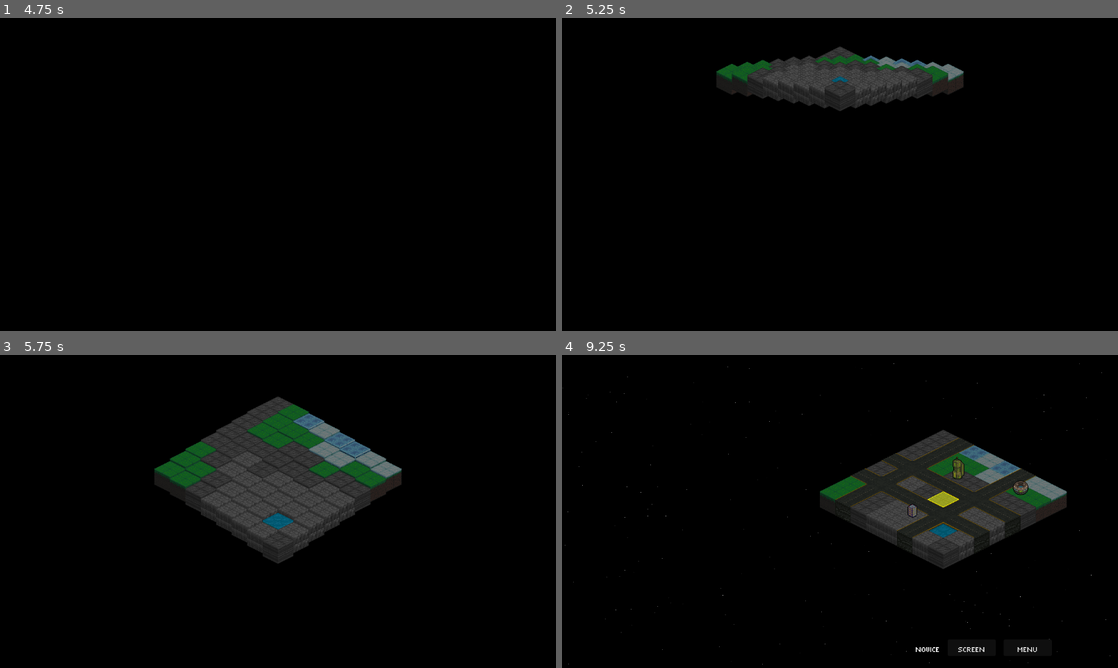
Above: before the commit, frames 1-4 (two rows, left to right).
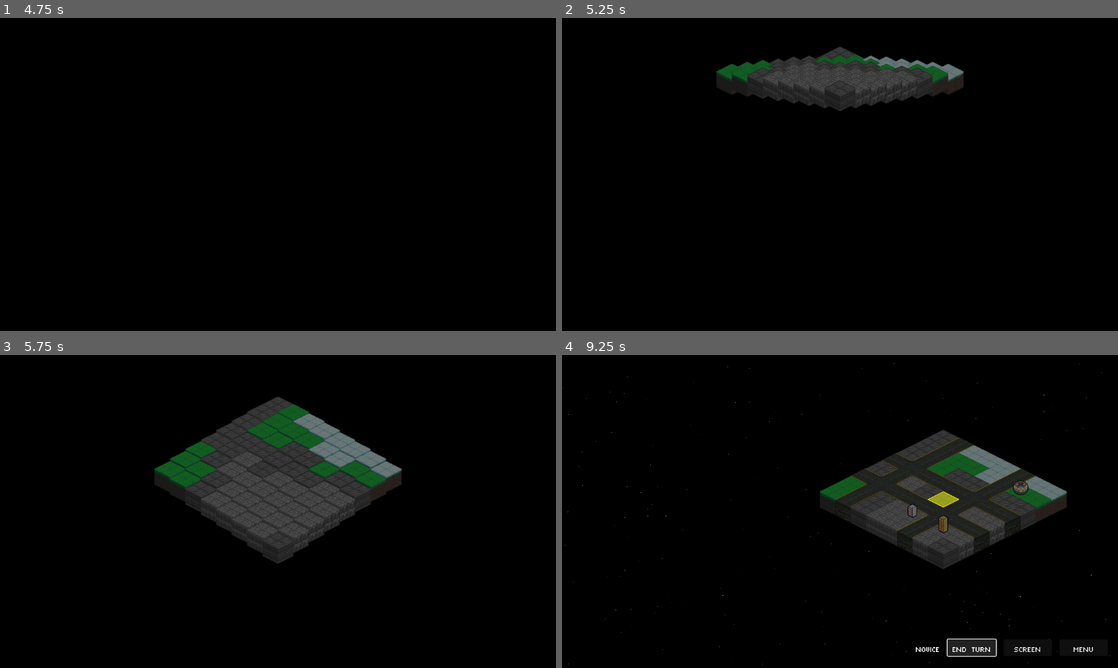
Above: after the commit, the same moments.

Repository: Tekknobot/Terrain
Game: Godot game, scene res://Scenes/TitleScreen.tscn
Two runs of this game, one before a commit and one after it. Both use one fixed random seed, a clock stepped at 60 frames per second and the inputs below. Sound files missing from this copy of the repository are replaced by a short silence.
Inputs (mouse positions are in pixels of both pictures, inside the frame that each line leads up to):
- Up to frame 1 (4.75 s): click "PLAY" at 0.5 s; click (61, 161) at 1.25 s; click (105, 161) at 2.02 s; click (150, 161) at 2.77 s; click "Confirm" at 3.5 s; click (289, 196) at 4.25 s
- Up to frame 2 (5.25 s): tap Enter (ui_accept) at 5 s; move the mouse to (962, 158) at 5.02 s; click (962, 158) at 5.17 s
- Up to frame 3 (5.75 s): tap Enter (ui_accept) at 5.27 s
- Up to frame 4 (9.25 s): drag from (728, 527) to (917, 514) at 5.77 s; move the mouse to (895, 442) at 6.52 s; click (895, 442) at 6.67 s; drag from (812, 574) to (884, 533) at 7.27 s; tap Enter (ui_accept) at 8, 8.27 s; move the mouse to (1006, 558) at 8.02 s; click (1006, 558) at 8.17 s; click "END TURN" at 8.75 s

Frame 1 is identical in both runs. In frame 2, 0.1% of the frame differs, in the area x 48-66%, y 12-21%; in frame 3, 0.6%; in frame 4, 0.8%, in the area x 65-96%, y 29-97%.

Commit message:
Overworld bug fix.

Diff:
--- a/Scripts/GameData.gd
+++ b/Scripts/GameData.gd
@@ -88,15 +88,16 @@
 			return true
 	return false
 
-func mark_region_completed(region_index: int, tier: int) -> void:
-	completed_regions[region_index] = true
-	last_region_index = region_index
-	last_region_tier  = tier
-	# Advance the gate, but never beyond goal_tier
-	if tier < goal_tier:
-		current_level = max(current_level, tier + 1)
-	else:
-		current_level = goal_tier
+func mark_map_completed(_ignored_level: int) -> void:
+	if last_region_index >= 0:
+		completed_regions[last_region_index] = true
+
+func is_map_completed(map_id: int) -> bool:
+	return map_id in completed_maps
+
+func mark_region_completed(region_id: int) -> void:
+	if typeof(completed_regions) == TYPE_DICTIONARY:
+		completed_regions[region_id] = true
 
 func clear_region_progression() -> void:
 	completed_regions.clear()
@@ -309,11 +310,3 @@
 	for u in get_tree().get_nodes_in_group("Units"):
 		if not u.is_player and u.has_meta("unit_id"):
 			clear_unit_upgrades(u.get_meta("unit_id"))
-
-func mark_map_completed(map_id: int) -> void:
-	if map_id in completed_maps:
-		return
-	completed_maps.append(map_id)
-
-func is_map_completed(map_id: int) -> bool:
-	return map_id in completed_maps
--- a/Scripts/TileMap.gd
+++ b/Scripts/TileMap.gd
@@ -18,15 +18,12 @@
 
 @export var tilemap : TileMap
 
-@export var water_threshold     := -0.65
+@export var water_threshold     := -0.77  # reduced water
 @export var sandstone_threshold := -0.2
 @export var dirt_threshold      :=  0.1
 @export var grass_threshold     :=  0.4
-@export var snow_threshold      :=  0.35   # ↓ was 0.55
-
-# How much of the original ice to keep:
-# 1.0 = original amount, 0.5 = half as much, 0.0 = no ice
-@export var ice_fraction: float = 0.5
+@export var snow_threshold      :=  0.35
+@export var ice_fraction: float = 0.3     # ↓ less ice
 
 @export var water_tile_id := 6
 @export var sandstone_tile_id := 10
@@ -1778,7 +1775,7 @@
 # TURN MANAGEMENT
 # ———————————————————————————————————————————————————————————————
 func start_player_turn():
-	set_end_turn_button_enabled(true)
+	#set_end_turn_button_enabled(true)
 	all_player_units = get_tree().get_nodes_in_group("Units").filter(func(u): return u.is_player)
 	finished_player_units.clear()
 	_ensure_player_parity()   # 👈 auto top-up here
@@ -1814,7 +1811,7 @@
 		var turn_manager = get_node("/root/TurnManager")
 		if turn_manager:
 			turn_manager.end_turn()
-			set_end_turn_button_enabled(false)
+			#set_end_turn_button_enabled(false)
 
 func _execute_all_player_units():
 	for unit in all_units:
@@ -2281,35 +2278,37 @@
 # HELPER FUNCTIONS FOR TURN FLOW
 # ———————————————————————————————————————————————————————————————
 func _on_reset_pressed() -> void:
-	# Keep survivors (carryovers) just like Continue
 	_build_carryover_snapshot()
-
-	# Reset run stats + advance to next level (your existing behavior)
 	TurnManager.reset_match_stats()
 	TurnManager.transition_to_next_level()
 
 	GameData.last_enemy_upgrade_level = 0
 	GameData.clear_enemy_upgrades()
 
-	endturn_button.visible = false
+	# Leave End Turn visible
+	# endturn_button.visible = false   # ← remove this line
+
 	menu_button.visible   = false
 	reset_button.visible  = false
 
 func _on_continue_button_pressed() -> void:
 	GameData.in_upgrade_phase = false
-
-	# 🔒 unlock input
 	var tilemap = get_tree().get_current_scene().get_node("TileMap")
 	tilemap.input_locked = false
 
-	# ✅ NEW: rebuild carryover snapshot *after* upgrades were chosen/applied
-	if tilemap and tilemap.has_method("_build_carryover_snapshot"):
-		tilemap._build_carryover_snapshot()
-
-	GameData.mark_map_completed(GameData.current_level)
+	# ✅ Mark the actual region as completed
+	if GameData.has_method("mark_region_completed"):
+		GameData.mark_region_completed(GameData.last_region_index)
+	else:
+		# fallback: mark in dictionary directly
+		if typeof(GameData.completed_regions) == TYPE_DICTIONARY:
+			GameData.completed_regions[GameData.last_region_index] = true
+
+	# progress stats
 	GameData.current_level += 1
 	GameData.max_enemy_units += 1
 	GameData.map_difficulty += 1
+
 	get_tree().change_scene_to_file("res://Scenes/OverworldController.tscn")
 
 func _build_carryover_snapshot() -> void:
--- a/Scripts/TurnManager.gd
+++ b/Scripts/TurnManager.gd
@@ -131,8 +131,6 @@
 
 		# ─── ENEMY TURN ─────────────────────────────────────────
 		if team == Team.ENEMY and not unit.is_player:
-			hide_end_turn_button()
-
 			# a) Only try a special if we haven't yet moved or attacked
 			if not unit.has_moved and not unit.has_attacked:
 				var special = _choose_special_ability(unit)
@@ -326,12 +324,10 @@
 	if not player_units_exist:
 		print("❌ Game Over - You Lost!")
 		_show_game_over_screen("lose", stats, rewards)
-		hide_end_turn_button()
 		match_done = true
 		return
 	elif not enemy_units_exist:
 		print("✅ Game Over - You Won!")
-		hide_end_turn_button()
 		_launch_reward_phase(rewards)  # 🔥 Show upgrade screen
 		TurnManager.save_player_survivors_to_gamedata()
 		match_done = true
--- a/Scripts/Unit.gd
+++ b/Scripts/Unit.gd
@@ -351,7 +351,7 @@
 
 				tilemap.play_splash_sound(target_pos)
 				if is_instance_valid(unit) and unit.has_method("apply_water_effect"):
-					unit.apply_water_effect()  # or tilemap.apply_water_effect(unit) if that's where it lives
+					unit.apply_water_effect(push_pos)  # pass the water tile the unit was pushed into
 
 				# Check collisions on water tile
 				if tilemap.is_tile_occupied(push_pos):
